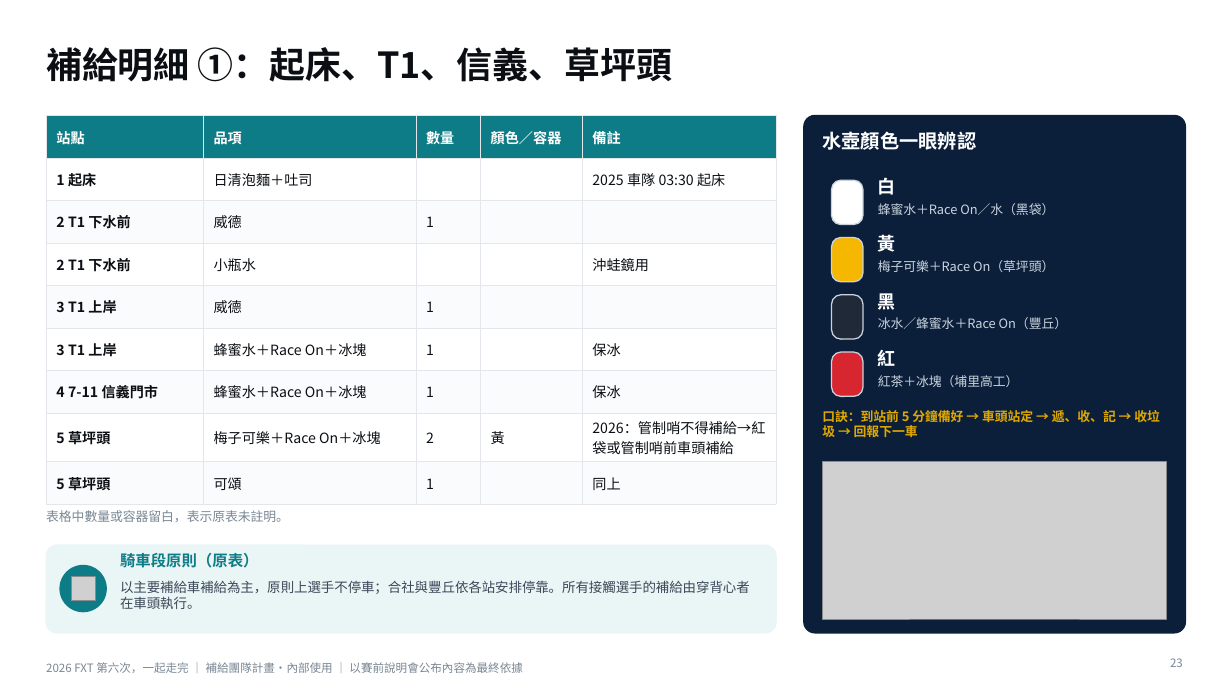
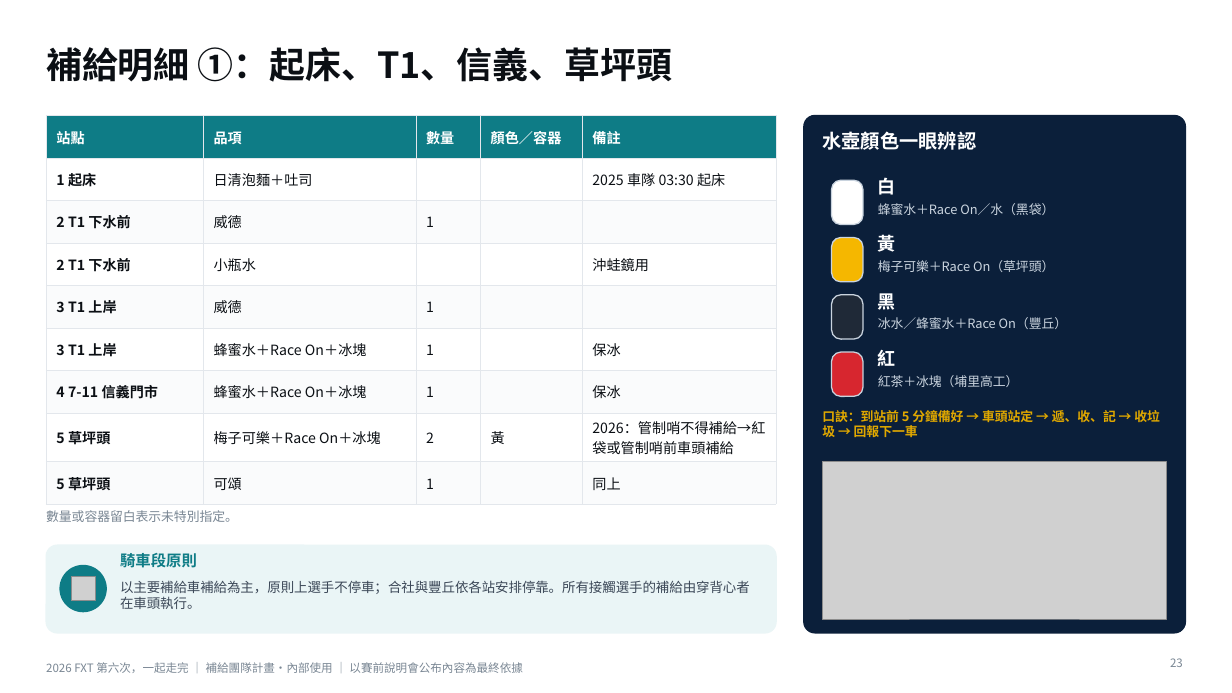
Before and after one commit to powermovebboy-sys/Race-site, a slide deck: slide 23 of deck/2026_FXT_第六次一起走完.pptx. Drawn at 1232x693 pixels with LibreOffice and Linux fonts; fonts in the diff are those of the drawing; grey boxes stand for pictures. Boxes give left, top, right and bottom in pixels: in the first picture for what was removed or moved away, otherwise in the second. Text is boxed around its words. In the diff, an @@ line names an element or a change of style, - is before the commit and + after.

```diff
--- a/deck/2026_FXT_第六次一起走完.pptx
+++ b/deck/2026_FXT_第六次一起走完.pptx
@@ text at (46, 510, 238, 522): text changed @@
-表格中數量或容器留白，表示原表未註明。
+數量或容器留白表示未特別指定。
@@ text at (120, 551, 197, 571): text changed @@
-騎車段原則（原表）
+騎車段原則
```
Also in this commit, not shown: 7 other slides changed, 2 other files.
